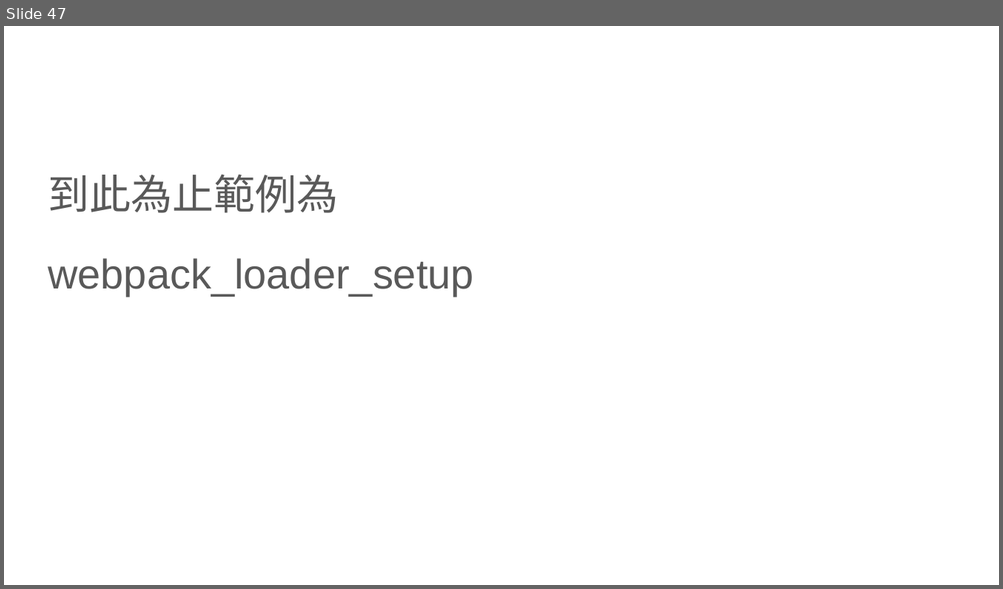
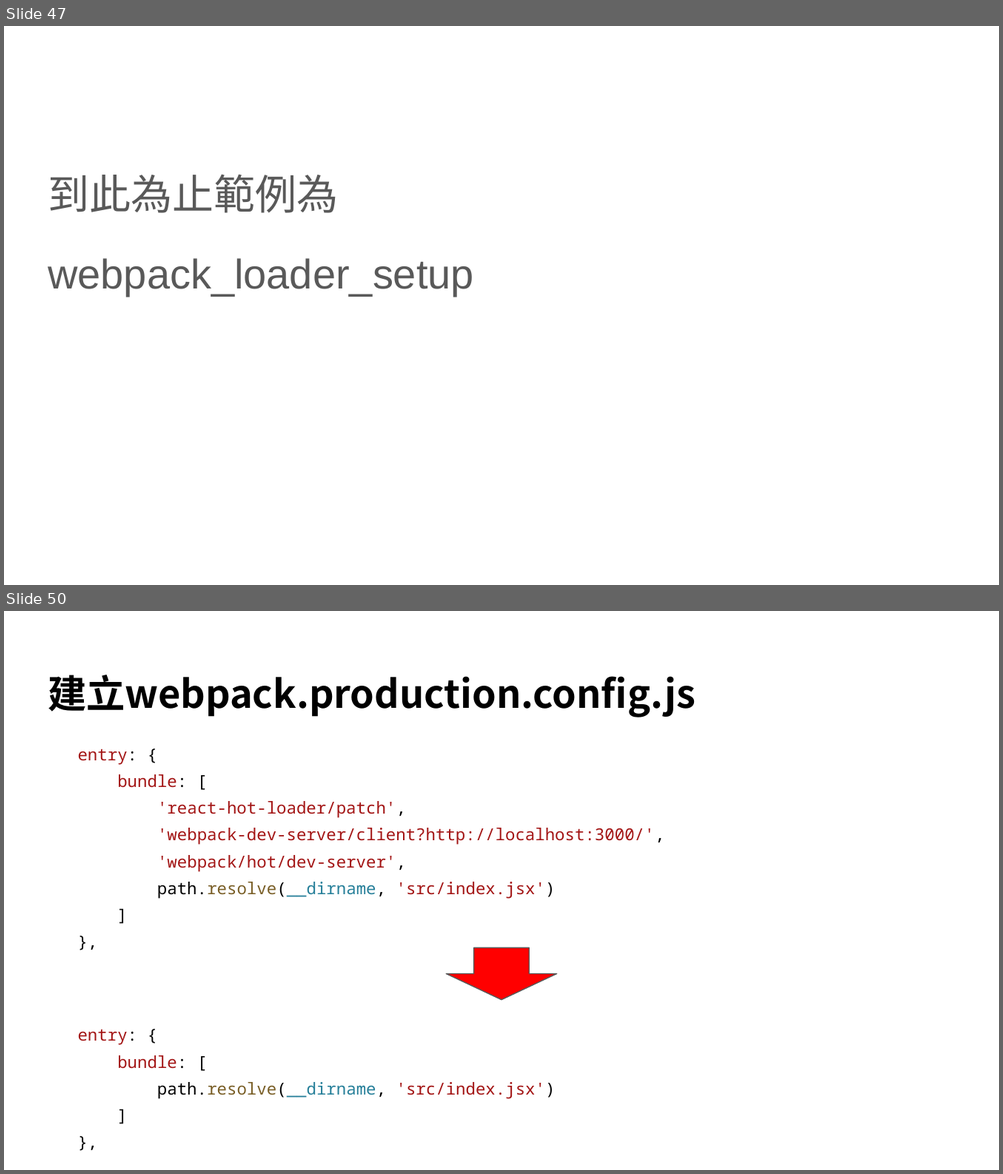
Before and after one commit to johnmausfam/LessonA, a slide deck: Webpack.pptx. Shown one above the other, each under a label of ours: slide 47 before the commit, slides 47 and 50 after it; the slides between them are not shown. The pictures are 1003x589 and 1003x1174 pixels, drawn with LibreOffice and Linux fonts; fonts in the diff are those of the drawing. Boxes give left, top, right and bottom in pixels: in the first picture for what was removed or moved away, otherwise in the second. Text is boxed around its words. In the diff, an @@ line names an element or a change of style, - is before the commit and + after.

```diff
--- a/Webpack.pptx
+++ b/Webpack.pptx
@@ slide 50 added at [4, 611, 999, 1170], background #FFFFFF @@
@@ title added at [48, 675, 695, 718], 28 pt, text #000000, bold @@
+建立webpack.production.config.js
@@ text added at [78, 749, 664, 898], 12 pt, text #A31515 @@
+entry: {
+bundle: [
+'react-hot-loader/patch',
+'webpack-dev-server/client?http://localhost:3000/',
+'webpack/hot/dev-server',
+path.resolve(__dirname, 'src/index.jsx')
+]
+},
@@ down arrow added at [446, 948, 556, 1000], fill #FF0000, outline #595959 0.75 pt @@
@@ text added at [78, 1030, 555, 1099], 12 pt, text #A31515 @@
+entry: {
+bundle: [
+path.resolve(__dirname, 'src/index.jsx')
+]
+},
```
Also in this commit, not shown: 1 slide changed, 60 other slides added, 1 other file.
